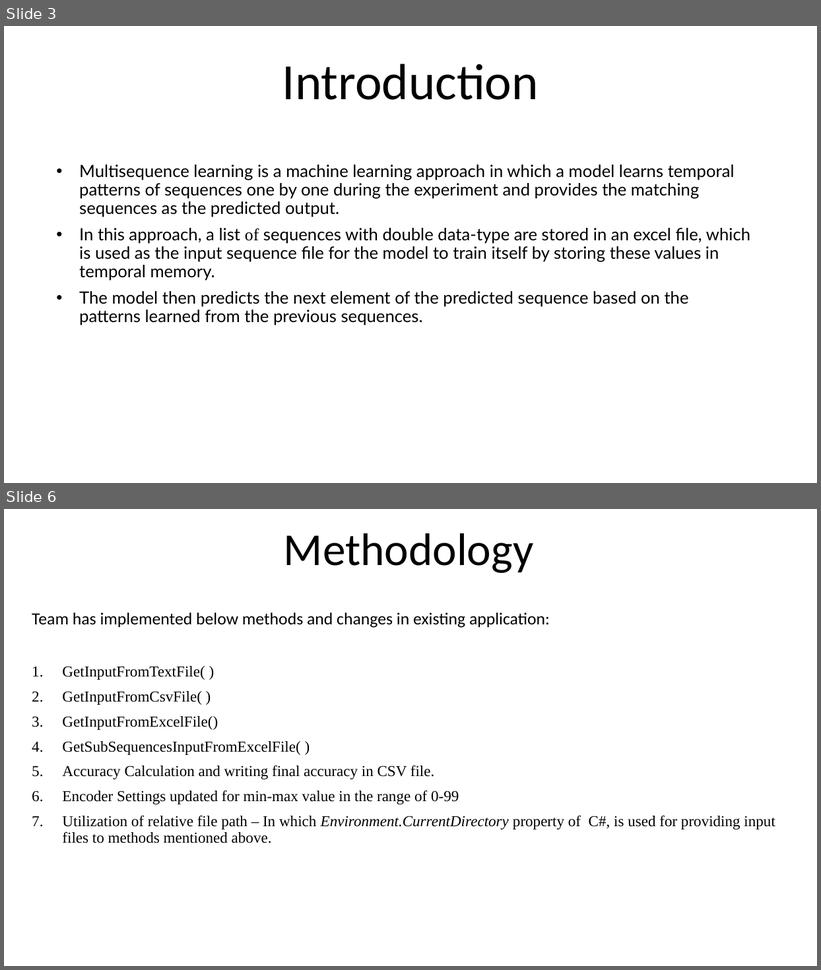
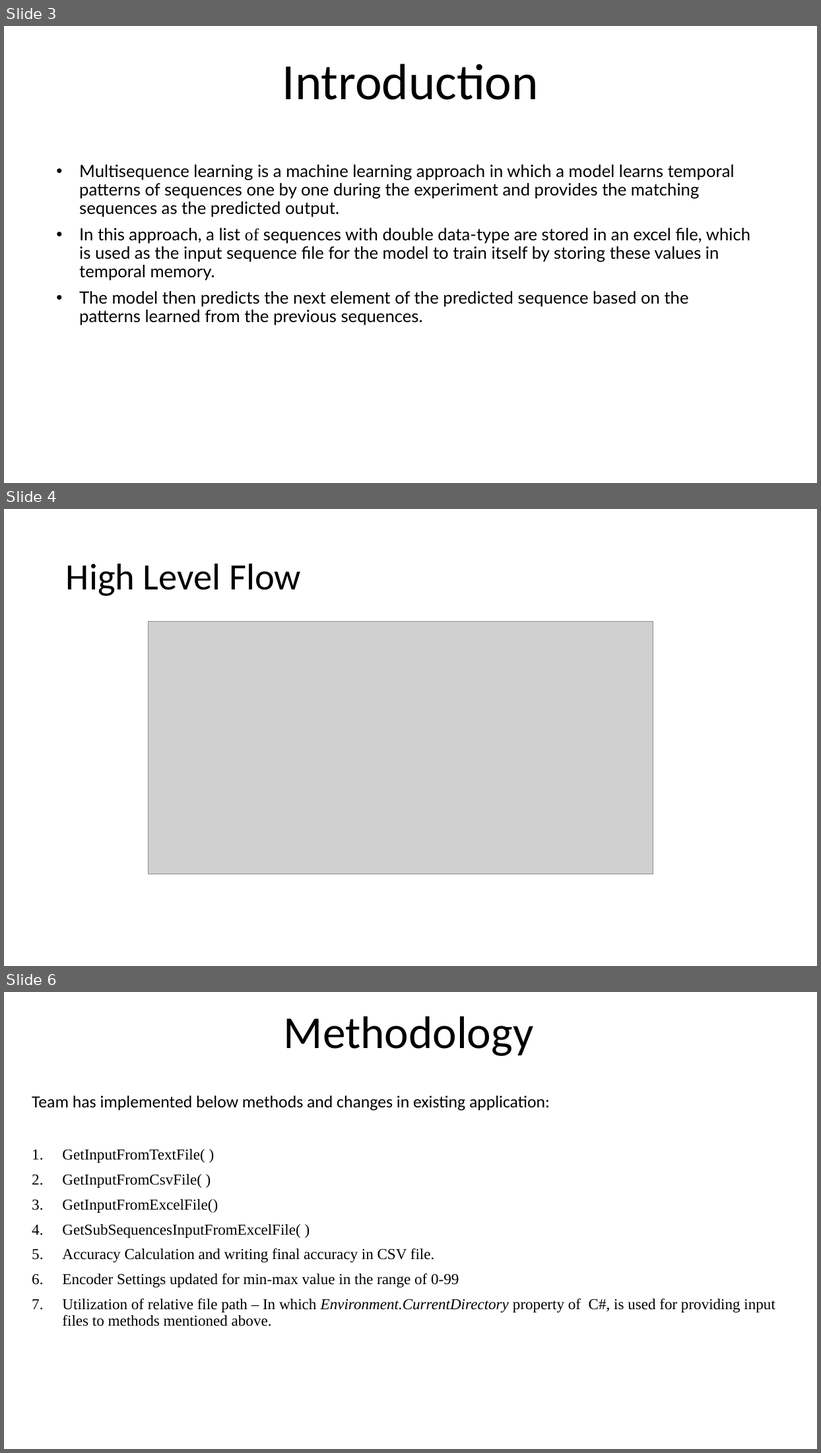
Before and after one commit to ddobric/neocortexapi, a slide deck: source/MySEProject/Documentation/ML2223_15 Approve Prediction of Multisequence Learning.pptx. Shown one above the other, each under a label of ours: slides 3 and 6 before the commit, slides 3, 4 and 6 after it; the slides between them are not shown. The pictures are 821x970 and 821x1453 pixels, drawn with LibreOffice and Linux fonts; fonts in the diff are those of the drawing; grey boxes stand for pictures. Boxes give left, top, right and bottom in pixels: in the first picture for what was removed or moved away, otherwise in the second. Text is boxed around its words. In the diff, an @@ line names an element or a change of style, - is before the commit and + after.

Commit message:
Modified Presentation with High Level flow

```diff
--- a/source/MySEProject/Documentation/ML2223_15 Approve Prediction of Multisequence Learning.pptx
+++ b/source/MySEProject/Documentation/ML2223_15 Approve Prediction of Multisequence Learning.pptx
@@ slide 4 added at (4, 509, 817, 966), background #FFFFFF @@
@@ title added at (66, 563, 301, 596), 44 pt, text #000000 @@
+High Level Flow
@@ picture added at (149, 622, 653, 875) @@
```
Also in this commit, not shown: 4 slides changed, 1 slide removed.
